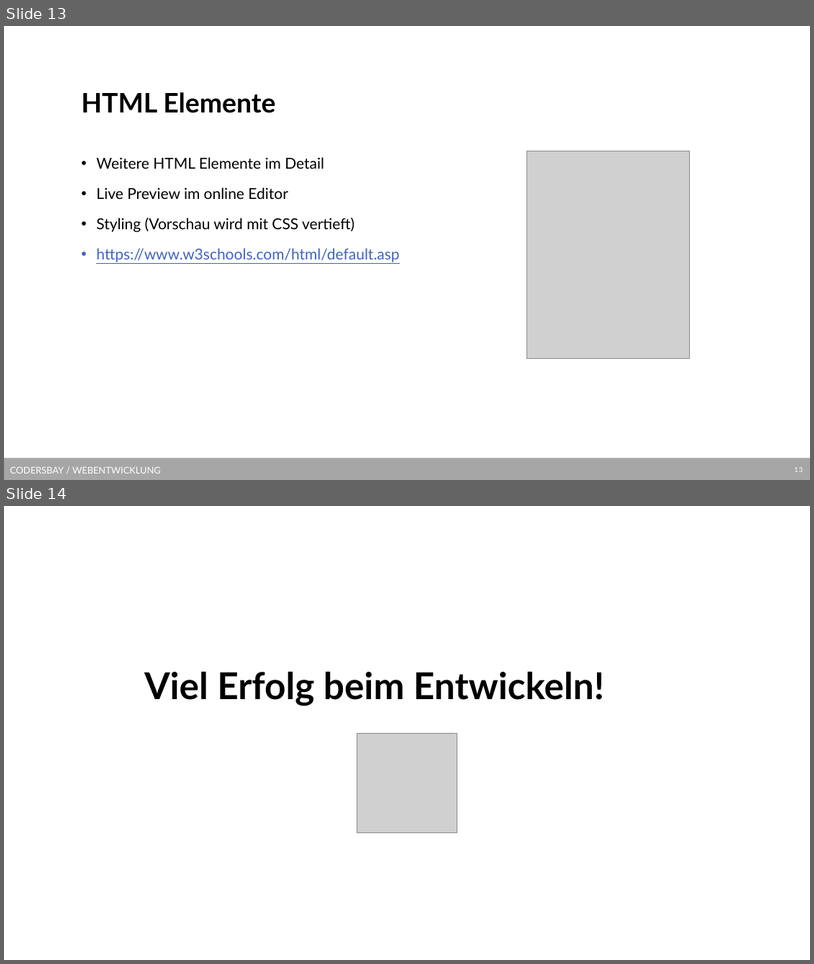
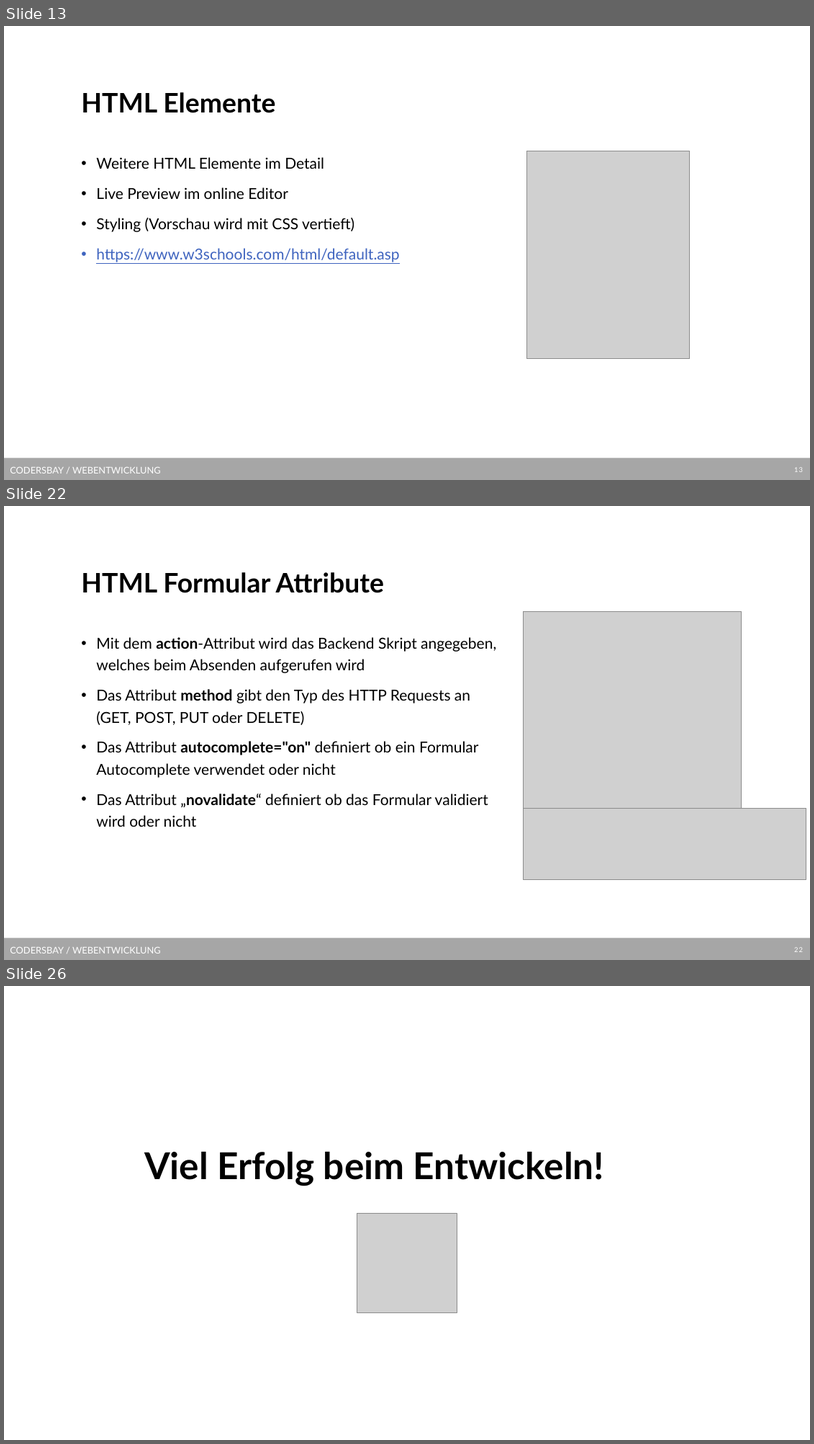
Before and after one commit to kodo89/Webentwicklung_23_24, a slide deck: 2. HTML/Slides/HTML Grundlagen.pptx. Shown one above the other, each under a label of ours: slides 13 and 14 before the commit, slides 13, 22 and 26 after it; the slides between them are not shown. The pictures are 814x964 and 814x1444 pixels, drawn with LibreOffice and Linux fonts; fonts in the diff are those of the drawing; grey boxes stand for pictures; background and template pictures are left out. Boxes give left, top, right and bottom in pixels: in the first picture for what was removed or moved away, otherwise in the second. Text is boxed around its words. In the diff, an @@ line names an element or a change of style, - is before the commit and + after.

```diff
--- a/2. HTML/Slides/HTML Grundlagen.pptx
+++ b/2. HTML/Slides/HTML Grundlagen.pptx
@@ slide 22 added at box(4, 506, 810, 960), background #FFFFFF; not listed: 2 template elements that a slide beside it also shows @@
@@ title added at box(81, 572, 384, 593), 32 pt, text #000000, bold @@
+HTML Formular Attribute
@@ picture added at box(524, 611, 741, 808) @@
@@ text added at box(96, 637, 496, 826), 18 pt, text #000000 @@
+• Mit dem action-Attribut wird das Backend Skript angegeben, welches beim Absenden aufgerufen wird
+• Das Attribut method gibt den Typ des HTTP Requests an
+  (GET, POST, PUT oder DELETE)
+• Das Attribut autocomplete="on" definiert ob ein Formular Autocomplete verwendet oder nicht
+• Das Attribut „novalidate“ definiert ob das Formular validiert wird oder nicht
@@ picture added at box(524, 808, 807, 880) @@
@@ what was slide 14 is now slide 26 @@
```
Also in this commit, not shown: 1 slide changed, 11 other slides added, 25 other files.
